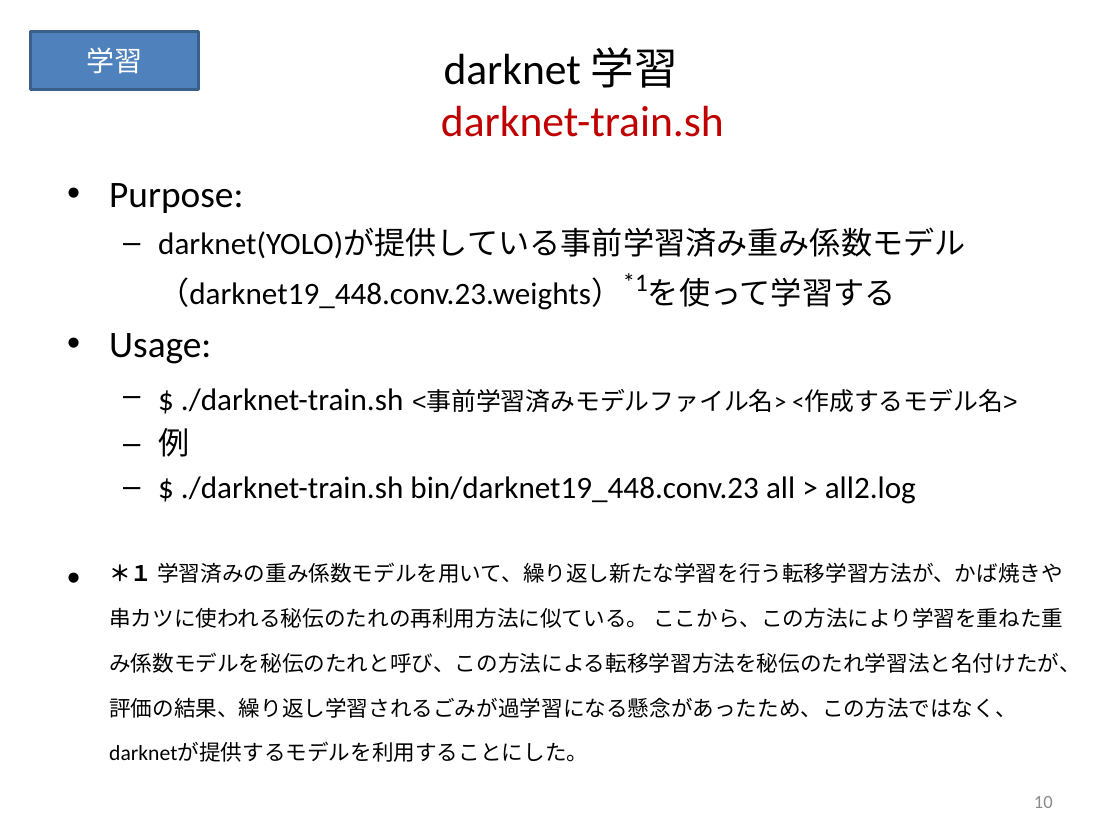
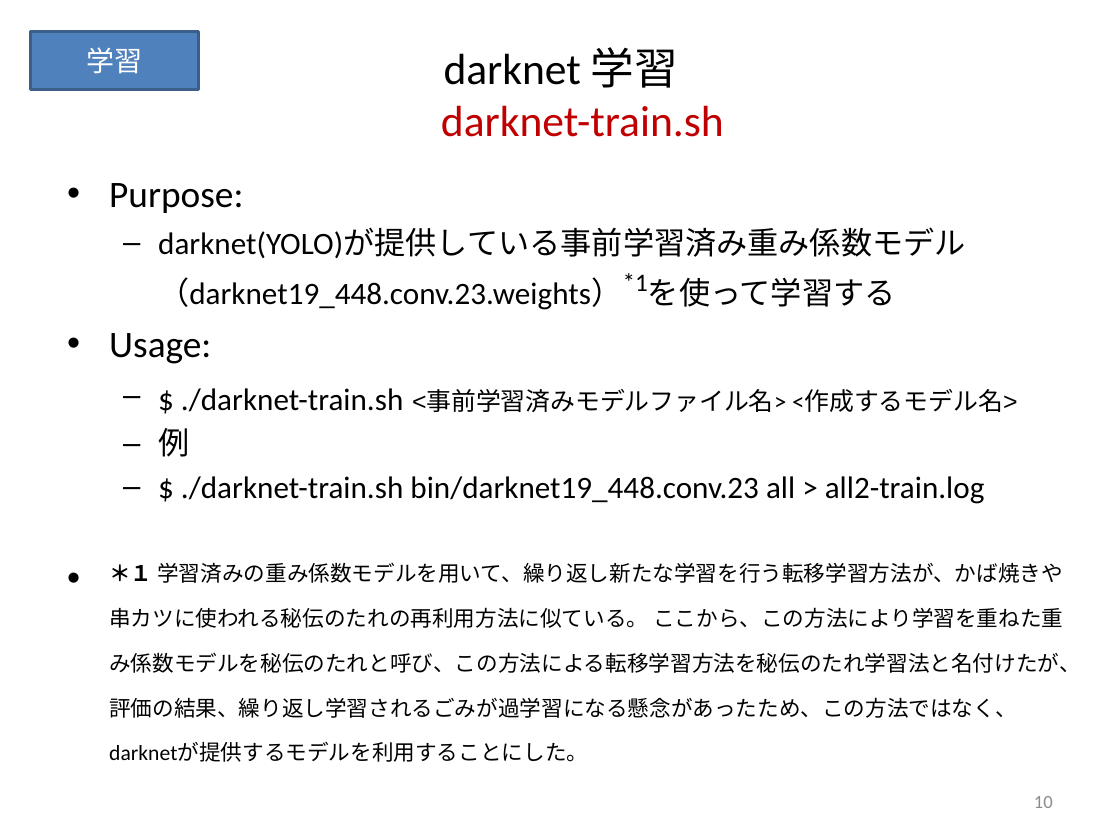
Before and after one commit to keides2/android-yolo-v2, a slide deck: slide 10 of docs/[PPTX] ごみ分別人工知能スマホアプリ作成手順.pptx. Drawn at 1120x840 pixels with LibreOffice and Linux fonts; fonts in the diff are those of the drawing. Boxes give left, top, right and bottom in pixels: in the first picture for what was removed or moved away, otherwise in the second. Text is boxed around its words. In the diff, an @@ line names an element or a change of style, - is before the commit and + after.

```diff
--- a/docs/[PPTX] ごみ分別人工知能スマホアプリ作成手順.pptx
+++ b/docs/[PPTX] ごみ分別人工知能スマホアプリ作成手順.pptx
@@ text at <box>181,476,985,504</box>: text changed @@
-  – $ ./darknet-train.sh bin/darknet19_448.conv.23 all > all2.log
+  – $ ./darknet-train.sh bin/darknet19_448.conv.23 all > all2-train.log
```
Also in this commit, not shown: 7 other slides changed, 3 other files.
